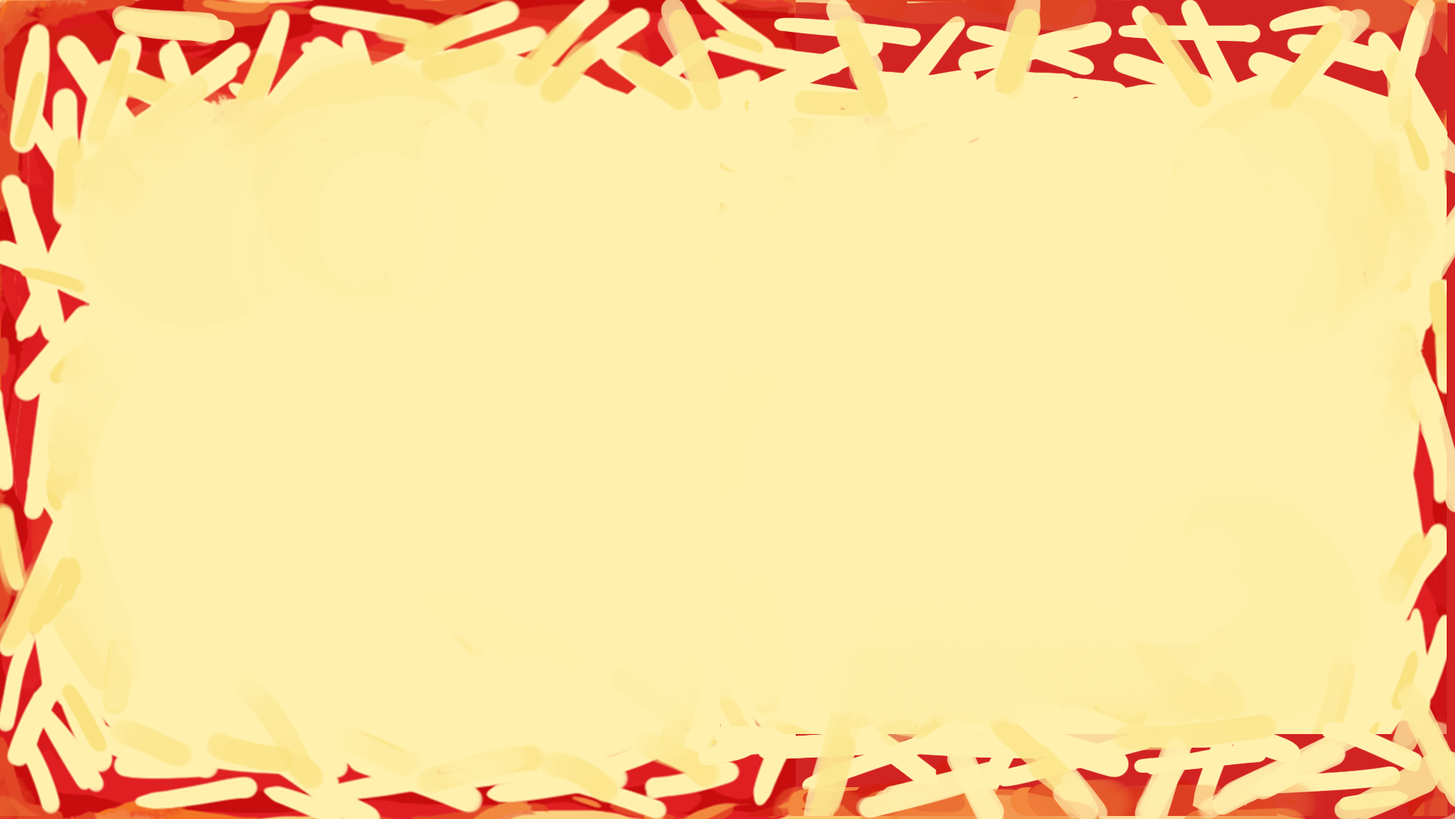
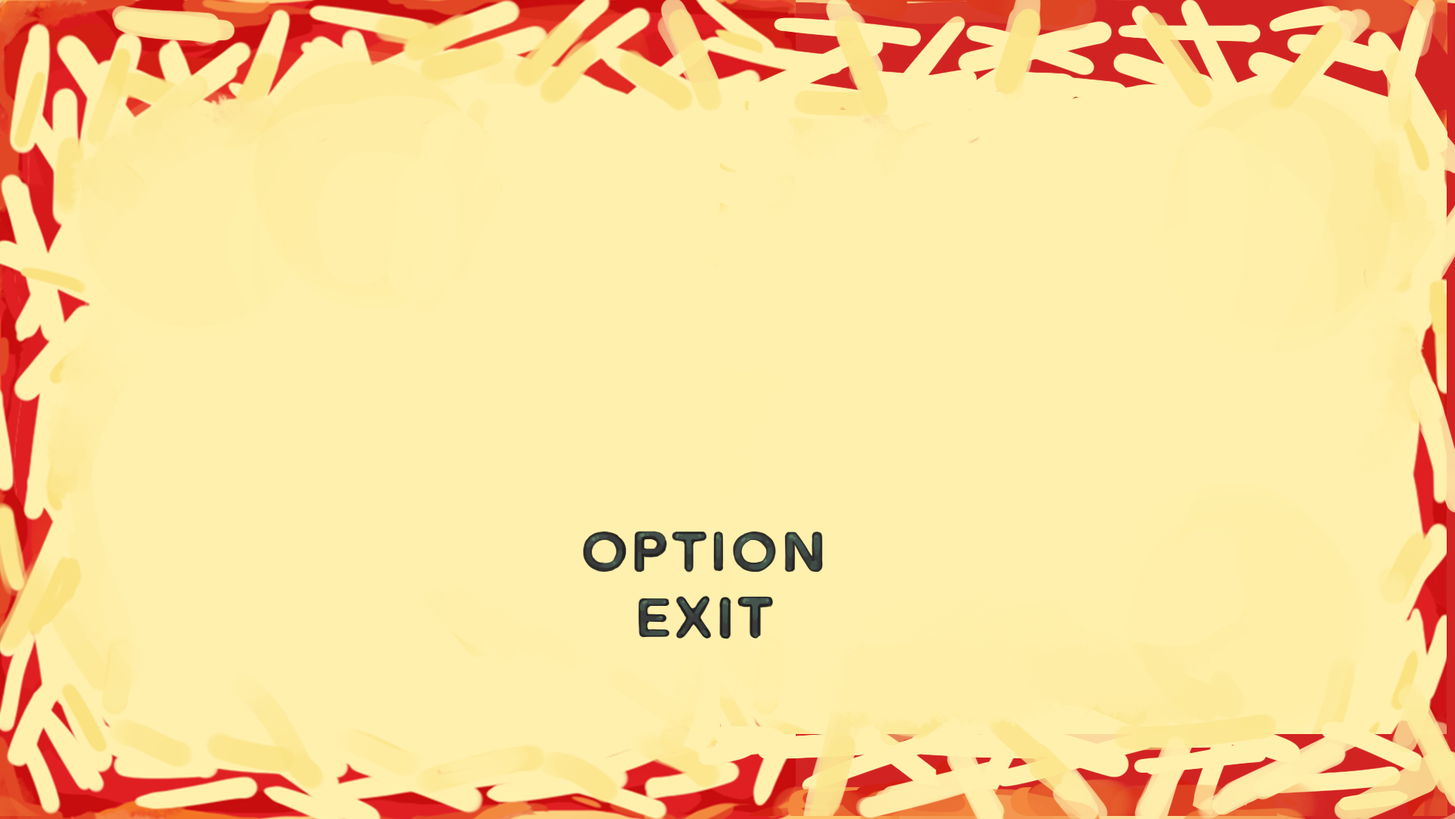
Before/after of a 1455×819 layered artwork. What changed in the layer stack:
added layer "Option" in group "Main" over (x1=582, y1=530, x2=824, y2=573)
showed "Exit" over (x1=638, y1=595, x2=774, y2=639)
